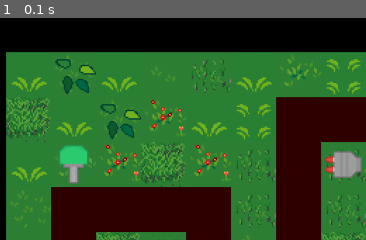
Above: before the commit, frame 1.
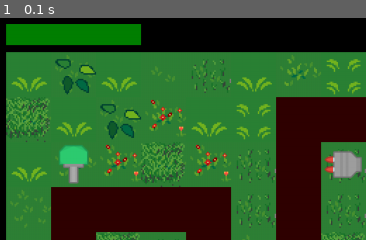
Above: after the commit, the same moment.

Repository: Eric-Guerra-Ribeiro/veik-defense
Game: pygame game, started from main.py
Same seed, same stepped clock (60 frames per second), same inputs: the game is played once before the commit and once after it.
Inputs:
- Up to frame 1 (0.1 s): no input
The pictures show only the part of the screen within x 0-50%, y 0-50%; the shares and areas given below are measured in that part.

The runs differ from the first frame. In frame 1, 3.5% of the frame differs, in the area x 1-39%, y 2-13%.

Commit message:
adding ally_camp object

Diff:
--- /dev/null
+++ b/allycamp.py
@@ -0,0 +1,22 @@
+import gameconstants as gc
+
+class AllyCamp():
+      def __init__(self, pos):
+          self._pos = pos
+          self._max_health = gc.BASE_HEALTH*20
+          self.health = self._max_health
+          self.alive = True
+
+      def take_dmg(self, dmg):
+            self.health -= dmg
+            if self.health <= 0:
+                  self.die()
+
+      def get_health_perc(self):
+            return self.health/self._max_health
+
+      def get_pos(self):
+            return self._pos
+
+      def die(self):
+            self.alive = False
--- a/art.py
+++ b/art.py
@@ -1,4 +1,3 @@
-from this import d
 import pygame
 from random import randint
 
@@ -66,12 +65,22 @@
         if perc_hp < 1:
             pygame.draw.rect(self.screen, pgc.RED, pygame.Rect(*pos, perc_hp*pgc.GRID_SIZE, pgc.HP_HEIGHT))
 
+    def ally_camp_hp_bar(self, perc_hp):
+        """
+        Draws ally's camp hp bar.
+        """
+        pos = pgc.ALLY_CAMP_HP_POS
+        pygame.draw.rect(self.screen, pgc.GREEN, pygame.Rect(*pos, perc_hp*pgc.GRID_SIZE*3, pgc.ALLY_CAMP_HP_HEIGHT))
+
     def draw(self):
         """
         Draws all elements in screen.
         """
         self.screen.fill(pgc.BLACK)
         self.screen.blit(self.map_img, pgc.MAP_CORNER_POS)
+
+        ally_camp = self.game.get_map().ally_camp
+        self.ally_camp_hp_bar(ally_camp.get_health_perc())
         for unit in self.game.units:
             unit_pos = screenpos.unit_pos_in_scrn(unit.cur_pos, unit.next_pos, unit.move_progress)
             self.screen.blit(
--- a/battlefieldmap.py
+++ b/battlefieldmap.py
@@ -1,7 +1,7 @@
-from chess import BB_FILE_MASKS
 import enums
 import gameconstants as gc
 import utils
+from allycamp import AllyCamp
 
 class BattleFieldMap:
     """
@@ -20,6 +20,7 @@
             (7, 14), (6, 14), (5, 14), (4, 14), (3, 14), (3, 13), (3, 12), (2, 12), (1, 12)
         ]
         self.ally_camp_pos = (0, 12)
+        self.ally_camp = AllyCamp(self.ally_camp_pos)
         self.enemy_camp_pos = (7, 0)
         self.grid = [self.width*[enums.Terrain.GRASS] for _ in range(self.height)]
         self.grid[self.ally_camp_pos[0]][self.ally_camp_pos[1]] = enums.Terrain.ALLY_CAMP
--- a/pygameconstants.py
+++ b/pygameconstants.py
@@ -7,6 +7,8 @@
 
 MAP_CORNER_POS = (30, 50)
 HP_HEIGHT = 5
+ALLY_CAMP_HP_HEIGHT = 30
+ALLY_CAMP_HP_POS = (30,10)
 # Colors
 BLACK = 0, 0, 0
 WHITE = 255, 255, 255
--- a/unit.py
+++ b/unit.py
@@ -8,6 +8,7 @@
     Abstract class for military unit
     """
     def __init__(self, bf_map):
+        self.ally_camp = bf_map.ally_camp
         self.path = bf_map.path
         self.cur_pos = bf_map.get_enemy_camp_pos()
         self.next_pos = self.path[self.cur_pos]
@@ -41,8 +42,7 @@
         """
         Makes so the unit damages the camp.
         """
-        # TODO implement
-        pass
+        self.ally_camp.take_dmg(self.dmg)
 
     def die(self):
         """
@@ -93,3 +93,4 @@
         self.speed = gc.BASE_SPEED
         self.armor = gc.BASE_ARMOR
         self.unit_type = enums.Unit.INFANTRY
+        self.dmg = gc.BASE_DMG
